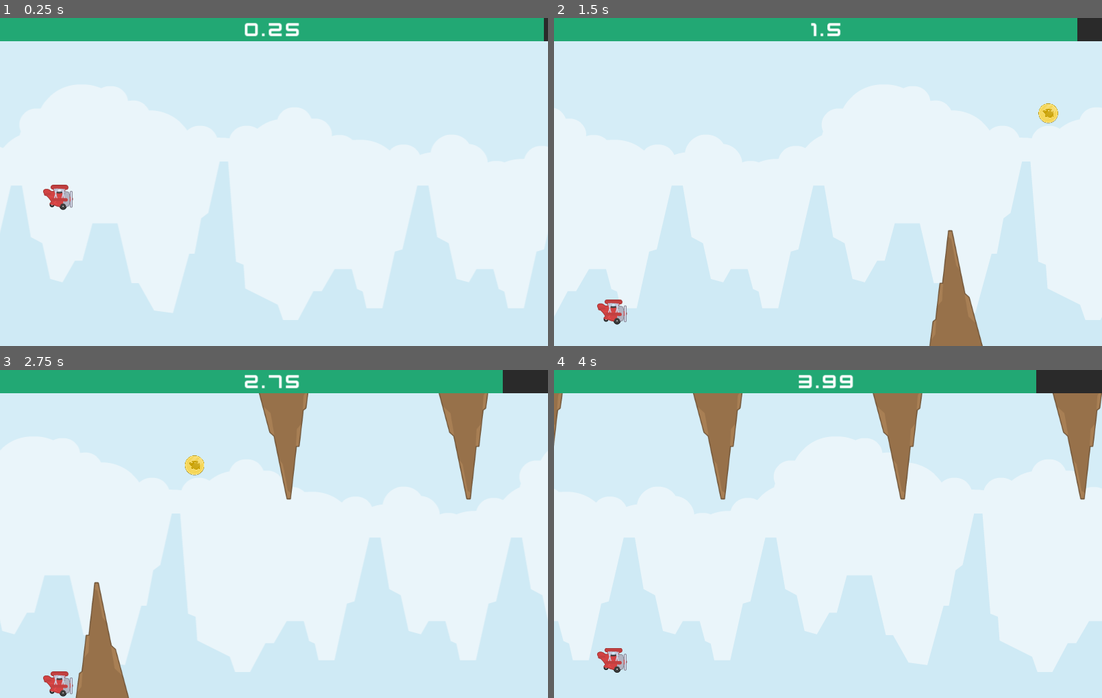
Above: before the commit, frames 1-4 (two rows, left to right).
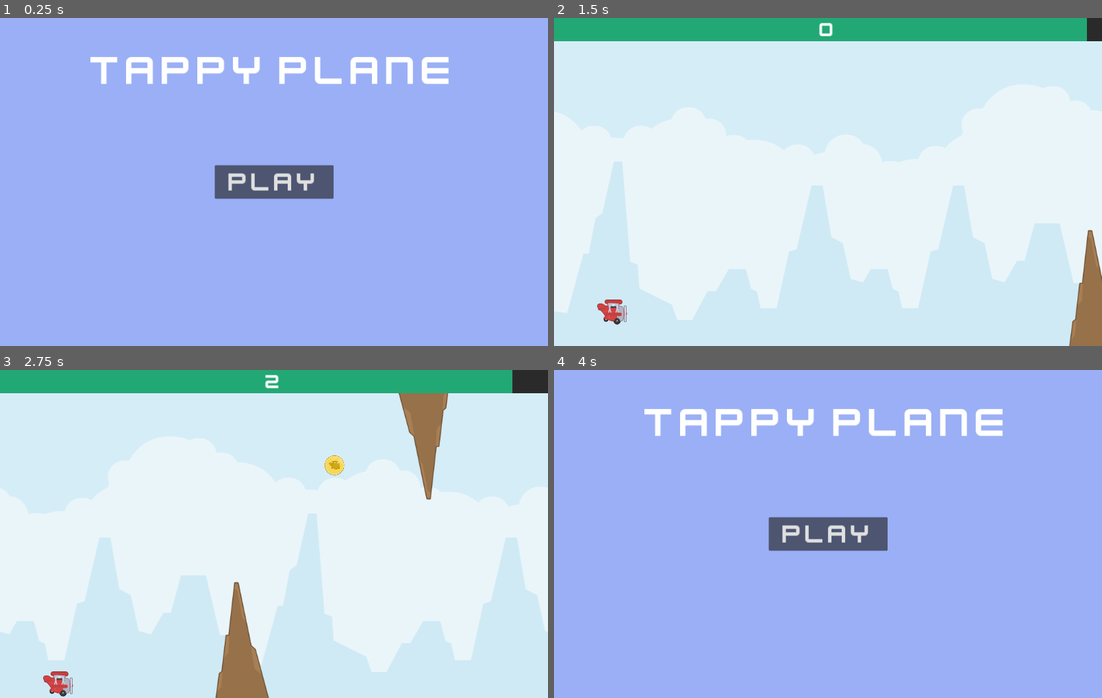
Above: after the commit, the same moments.

Repository: Abdulkader-Safi/tappy_plane_hypercausal_game
Game: Godot game, scene res://Scenes/Menu.tscn
Two runs of this game, one before a commit and one after it. Both use one fixed random seed, a clock stepped at 60 frames per second and the inputs below. Before the commit the project starts from res://Scenes/Main.tscn.
Inputs (mouse positions are in pixels of both pictures, inside the frame that each line leads up to):
- Up to frame 1 (0.25 s): no input
- Up to frame 2 (1.5 s): click (828, 182) at 0.5 s, where only the run after the commit has a clickable "Play"; move the mouse to (948, 165) at 1.27 s; click (948, 165) at 1.35 s
- Up to frame 3 (2.75 s): move the mouse to (164, 550) at 2.02 s; click (164, 550) at 2.1 s
- Up to frame 4 (4 s): move the mouse to (882, 461) at 2.77 s; click (882, 461) at 2.85 s; click (893, 579) at 3.5 s, where only the run after the commit has a clickable "Main Menu"

The runs differ from the first frame. In frame 1, 100% of the frame differs, in the area x 0-100%, y 0-100%; in frame 2, 15%; in frame 3, 20%; in frame 4, 100%.

Commit message:
Add game over functionality with UI elements and scene transitions

Diff:
--- a/Scenes/Main.tscn
+++ b/Scenes/Main.tscn
@@ -7,6 +7,7 @@
 [ext_resource type="FontFile" uid="uid://rhpbrypeoca3" path="res://Assets/kenvector_future.ttf" id="5_eehmu"]
 [ext_resource type="PackedScene" uid="uid://dyld5tri8qyih" path="res://Scenes/Obstacles/Obstacle.tscn" id="6_8uogm"]
 [ext_resource type="PackedScene" uid="uid://cd0w2xl8qp37b" path="res://Scenes/Coins/Coin.tscn" id="7_p0i17"]
+[ext_resource type="Script" path="res://Scripts/game_over.gd" id="8_1eayn"]
 
 [sub_resource type="RectangleShape2D" id="RectangleShape2D_uplfy"]
 size = Vector2(1600, 20)
@@ -97,5 +98,73 @@
 horizontal_alignment = 1
 vertical_alignment = 1
 
+[node name="GameOver" type="Control" parent="."]
+z_index = 10
+layout_mode = 3
+anchors_preset = 15
+anchor_right = 1.0
+anchor_bottom = 1.0
+grow_horizontal = 2
+grow_vertical = 2
+script = ExtResource("8_1eayn")
+
+[node name="Background" type="ColorRect" parent="GameOver"]
+layout_mode = 1
+anchors_preset = 15
+anchor_right = 1.0
+anchor_bottom = 1.0
+grow_horizontal = 2
+grow_vertical = 2
+color = Color(0, 0, 0, 0.784314)
+
+[node name="PlayAgain" type="Button" parent="GameOver"]
+process_mode = 3
+layout_mode = 0
+offset_left = 415.0
+offset_top = 586.0
+offset_right = 785.0
+offset_bottom = 651.0
+theme_override_fonts/font = ExtResource("5_eehmu")
+theme_override_font_sizes/font_size = 50
+text = "Play Again"
+metadata/_edit_group_ = true
+
+[node name="MainMenu" type="Button" parent="GameOver"]
+process_mode = 3
+layout_mode = 1
+anchors_preset = 8
+anchor_left = 0.5
+anchor_top = 0.5
+anchor_right = 0.5
+anchor_bottom = 0.5
+offset_left = 1.0
+offset_top = 106.0
+offset_right = 371.0
+offset_bottom = 171.0
+grow_horizontal = 2
+grow_vertical = 2
+theme_override_fonts/font = ExtResource("5_eehmu")
+theme_override_font_sizes/font_size = 50
+text = "Main Menu"
+
+[node name="Label" type="Label" parent="GameOver"]
+layout_mode = 1
+anchors_preset = 8
+anchor_left = 0.5
+anchor_top = 0.5
+anchor_right = 0.5
+anchor_bottom = 0.5
+offset_left = -43.5
+offset_top = -11.5
+offset_right = 43.5
+offset_bottom = 11.5
+grow_horizontal = 2
+grow_vertical = 2
+theme_override_fonts/font = ExtResource("5_eehmu")
+theme_override_font_sizes/font_size = 100
+text = "Game Over!"
+
 [connection signal="timeout" from="SpawnerTimer" to="." method="_on_spawner_timer_timeout"]
 [connection signal="timeout" from="CoinTimer" to="." method="_on_coin_timer_timeout"]
+[connection signal="pressed" from="GameOver/PlayAgain" to="GameOver" method="_on_play_again_pressed"]
+[connection signal="pressed" from="GameOver/MainMenu" to="GameOver" method="_on_main_menu_pressed"]
--- a/Scenes/Menu.tscn
+++ b/Scenes/Menu.tscn
@@ -1,4 +1,7 @@
-[gd_scene format=3 uid="uid://cmw28fys5lk7u"]
+[gd_scene load_steps=3 format=3 uid="uid://cmw28fys5lk7u"]
+
+[ext_resource type="FontFile" uid="uid://rhpbrypeoca3" path="res://Assets/kenvector_future.ttf" id="1_t5c2d"]
+[ext_resource type="Script" path="res://Scripts/menu.gd" id="1_wlcd3"]
 
 [node name="Menu" type="Control"]
 layout_mode = 3
@@ -7,3 +10,47 @@
 anchor_bottom = 1.0
 grow_horizontal = 2
 grow_vertical = 2
+script = ExtResource("1_wlcd3")
+
+[node name="Background" type="ColorRect" parent="."]
+layout_mode = 1
+anchors_preset = 15
+anchor_right = 1.0
+anchor_bottom = 1.0
+grow_horizontal = 2
+grow_vertical = 2
+color = Color(0.603922, 0.686275, 0.960784, 1)
+
+[node name="TitleLabel" type="Label" parent="."]
+layout_mode = 1
+anchors_preset = 5
+anchor_left = 0.5
+anchor_right = 0.5
+offset_left = -535.5
+offset_top = 82.0
+offset_right = 535.5
+offset_bottom = 224.0
+grow_horizontal = 2
+theme_override_fonts/font = ExtResource("1_t5c2d")
+theme_override_font_sizes/font_size = 125
+text = "TAPPY PLANE"
+
+[node name="Button" type="Button" parent="."]
+process_mode = 3
+layout_mode = 1
+anchors_preset = 8
+anchor_left = 0.5
+anchor_top = 0.5
+anchor_right = 0.5
+anchor_bottom = 0.5
+offset_left = -173.5
+offset_top = -49.0
+offset_right = 173.5
+offset_bottom = 49.0
+grow_horizontal = 2
+grow_vertical = 2
+theme_override_fonts/font = ExtResource("1_t5c2d")
+theme_override_font_sizes/font_size = 80
+text = "Play"
+
+[connection signal="pressed" from="Button" to="." method="_on_button_pressed"]
--- /dev/null
+++ b/Scripts/game_over.gd
@@ -0,0 +1,9 @@
+extends Control
+
+func _on_main_menu_pressed():
+	get_tree().paused = false
+	get_tree().change_scene_to_file("res://Scenes/Menu.tscn")
+
+func _on_play_again_pressed():
+	get_tree().paused = false
+	get_tree().reload_current_scene()
--- a/Scripts/main.gd
+++ b/Scripts/main.gd
@@ -10,6 +10,9 @@
 var health: float = 100
 var score: float = 0.0
 
+func _ready():
+	$GameOver.hide()
+
 func _process(delta):
 	# position.x -= delta * dynamic_object_speed
 	for dynamic_object in get_tree().get_nodes_in_group("DynamicObject"):
@@ -18,16 +21,19 @@
 	if health > 0:
 		health -= health_decrease * delta
 		$UI/HealthBar.value = health
+	else:
+		game_over()
 
 	score += delta
 	var formatted_score: String = str(score)
 	var decimal_index = formatted_score.find(".")
-	formatted_score = formatted_score.left(decimal_index + 3)
+	formatted_score = formatted_score.left(decimal_index)
 	$UI/HealthBar/ScoreLabel.text = formatted_score
 
 func _on_spawner_timer_timeout():
 	var random: int = randi() % 2
 	var obstacle_instance: Area2D = obstacle.instantiate()
+	obstacle_instance.body_entered.connect(_on_obstacle_collided)
 	$Obstacles.add_child(obstacle_instance)
 	obstacle_instance.position.x = spawned_object_position_x
 
@@ -59,3 +65,12 @@
 	if body.is_in_group("Player"):
 		health += 4
 		coin_instance.queue_free()
+
+func _on_obstacle_collided(body: Node2D):
+	if body.is_in_group("Player"):
+		health = 0
+
+
+func game_over():
+	$GameOver.show()
+	get_tree().paused = true
--- /dev/null
+++ b/Scripts/menu.gd
@@ -0,0 +1,4 @@
+extends Control
+
+func _on_button_pressed():
+	get_tree().change_scene_to_file("res://Scenes/Main.tscn")
--- a/project.godot
+++ b/project.godot
@@ -11,7 +11,7 @@
 [application]
 
 config/name="Tappy Plane Hypercausal Game"
-run/main_scene="res://Scenes/Main.tscn"
+run/main_scene="res://Scenes/Menu.tscn"
 config/features=PackedStringArray("4.3", "Forward Plus")
 config/icon="res://icon.svg"
 
Not shown: 1 places in Scenes/Main.tscn that only renumber resources
